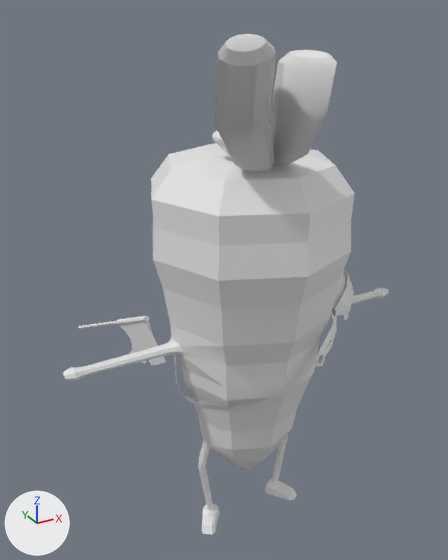
An edit to the FBX model Art Assets/Animation/Enemies/Carrot Soldier/Enemy_Carrot_Soldier_axe_v2.fbx, drawn before and after from the same camera.
Camera for both pictures: a 50 mm lens placed at (-0.213, -0.353, 0.39), pointed at (0.018, 0.067, 0.18). The axes (+X, +Y, +Z) are drawn at lower left. The lights are the same throughout. Materials are left out; every surface is plain grey. Where no turn or scale is listed for an object, it has been applied to the vertices.
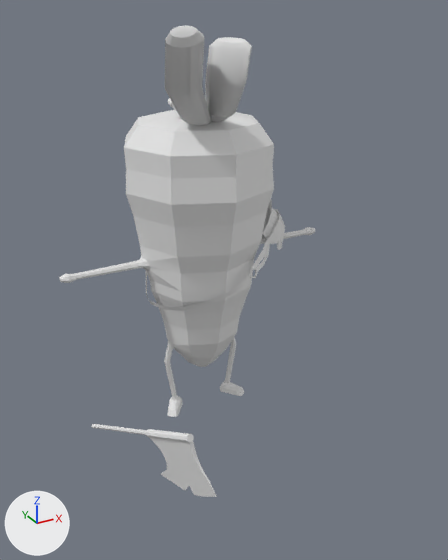
What differs and where, as boxes [x1, y1, x2, y2] in the pictures (448 x 560 px):
'Box001', moved: before [63, 34, 389, 535]; after [59, 25, 315, 417]
'Cylinder002', moved: before [78, 316, 166, 365]; after [92, 424, 217, 497]

What the commit changed:
Object 'Box001' (ob_box001) moves from (0.0, -0.0015, 0.189) to (0.0403, 0.1559, 0.189).
Object 'Cylinder002' (ob_cylinder002) moves from (-0.06, 0.1503, 0.1196) to (-0.0978, -0.0119, 0.1196).
